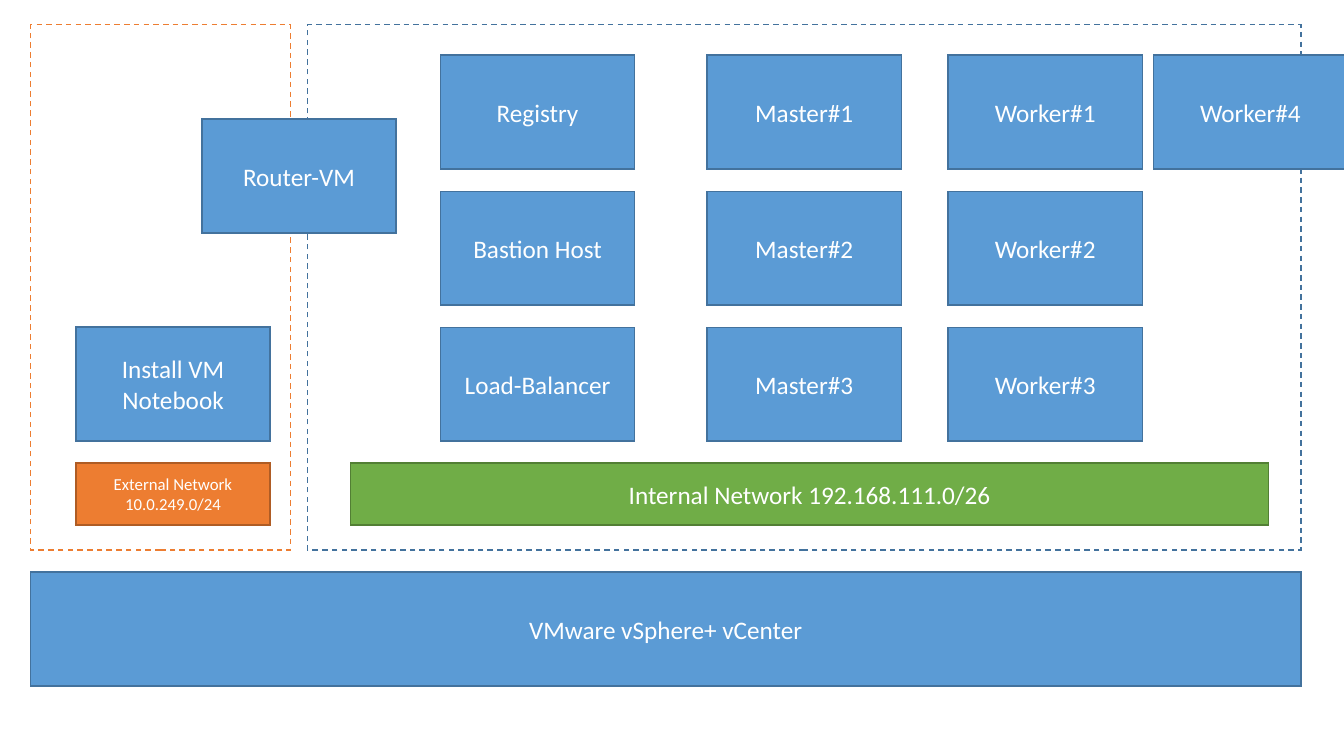
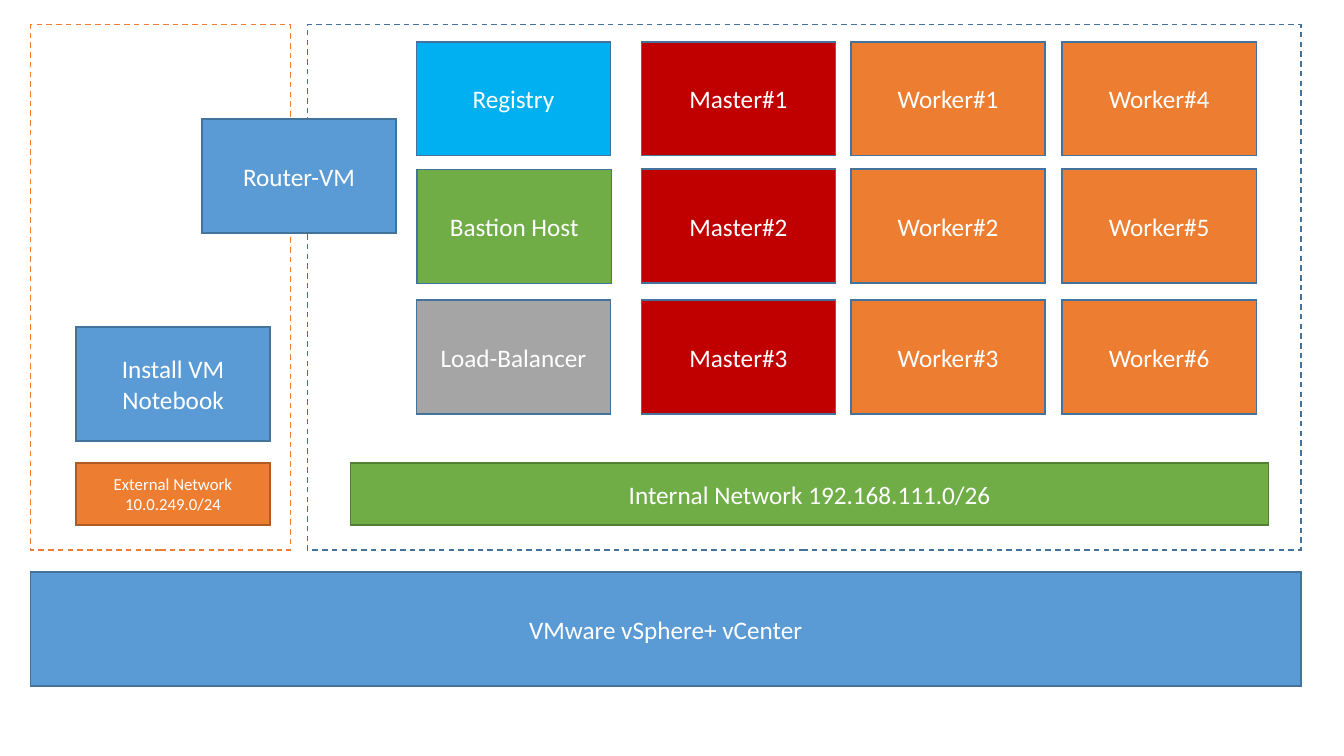
Before and after one commit to Patthecat249/automated-openshift-installation, a slide deck: slide 1 of Architecture-Overview.pptx. Drawn at 1344x756 pixels with LibreOffice and Linux fonts; fonts in the diff are those of the drawing. Boxes give left, top, right and bottom in pixels: in the first picture for what was removed or moved away, otherwise in the second. Text is boxed around its words. In the diff, an @@ line names an element or a change of style, - is before the commit and + after.

```diff
--- a/Architecture-Overview.pptx
+++ b/Architecture-Overview.pptx
@@ rectangle "Registry": place and size @@
-rectangle "Registry" at (441, 55, 635, 169)
+rectangle "Registry" at (416, 42, 611, 156)
@@ rectangle "Registry" at (416, 42, 611, 156): fill #5B9BD5 to #00B0F0 @@
@@ rectangle "Master#1": place and size @@
-rectangle "Master#1" at (707, 55, 901, 169)
+rectangle "Master#1" at (641, 42, 836, 156)
@@ rectangle "Worker#1": place and size @@
-rectangle "Worker#1" at (949, 55, 1143, 169)
+rectangle "Worker#1" at (851, 42, 1046, 156)
@@ rectangle "Worker#4": place and size @@
-rectangle "Worker#4" at (1153, 55, 1344, 169)
+rectangle "Worker#4" at (1063, 42, 1257, 156)
@@ rectangle "Bastion Host": place and size @@
-rectangle "Bastion Host" at (441, 192, 635, 306)
+rectangle "Bastion Host" at (417, 169, 612, 283)
@@ rectangle "Bastion Host" at (417, 169, 612, 283): fill #5B9BD5 to #70AD47 @@
@@ rectangle "Master#2": place and size @@
-rectangle "Master#2" at (707, 192, 901, 306)
+rectangle "Master#2" at (641, 169, 836, 283)
@@ rectangle "Worker#2": place and size @@
-rectangle "Worker#2" at (949, 192, 1143, 306)
+rectangle "Worker#2" at (851, 169, 1046, 283)
@@ rectangle added at (1063, 169, 1257, 283), fill #ED7D31, outline #43739E 1 pt, 18 pt, text #FFFFFF @@
+Worker#5
@@ rectangle "Load-Balancer": place and size @@
-rectangle "Load-Balancer" at (441, 328, 635, 442)
+rectangle "Load-Balancer" at (416, 300, 611, 414)
@@ rectangle "Load-Balancer" at (416, 300, 611, 414): fill #5B9BD5 to #A5A5A5 @@
@@ fill #5B9BD5 to #C00000 in 3 elements at (641, 42, 836, 156), (641, 169, 836, 283), (641, 300, 836, 414) @@
@@ rectangle "Master#3": place and size @@
-rectangle "Master#3" at (707, 328, 901, 442)
+rectangle "Master#3" at (641, 300, 836, 414)
@@ fill #5B9BD5 to #ED7D31 in 4 elements at (1063, 42, 1257, 156), (851, 42, 1046, 156), (851, 169, 1046, 283), (851, 300, 1046, 414) @@
@@ rectangle "Worker#3": place and size @@
-rectangle "Worker#3" at (949, 328, 1143, 442)
+rectangle "Worker#3" at (851, 300, 1046, 414)
@@ rectangle added at (1063, 300, 1257, 414), fill #ED7D31, outline #43739E 1 pt, 18 pt, text #FFFFFF @@
+Worker#6
```
Also in this commit, not shown: 1 other file.
